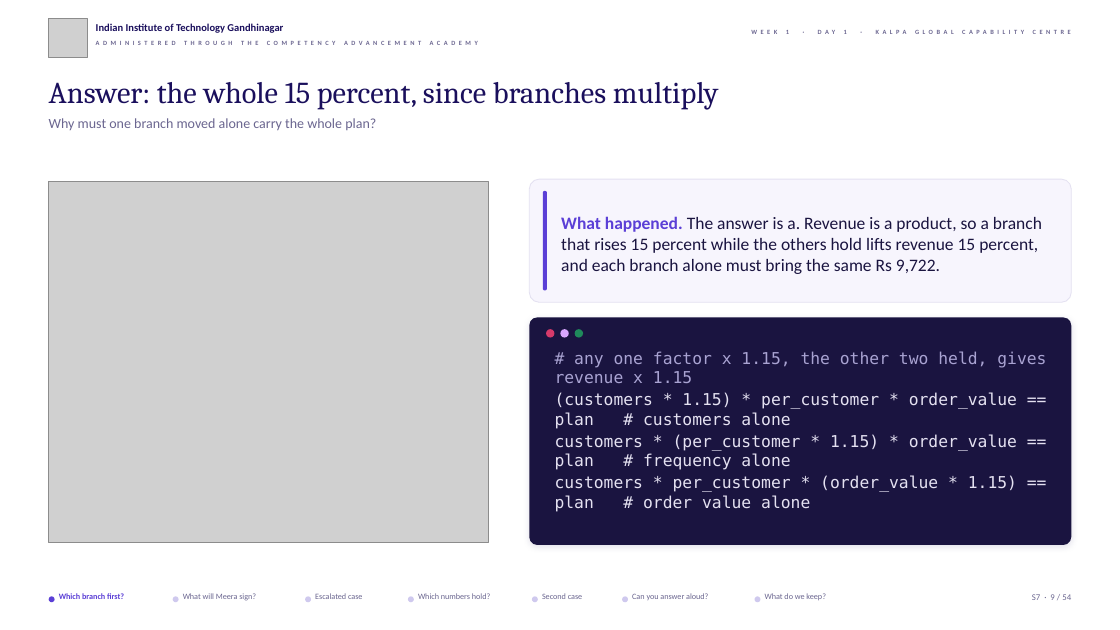
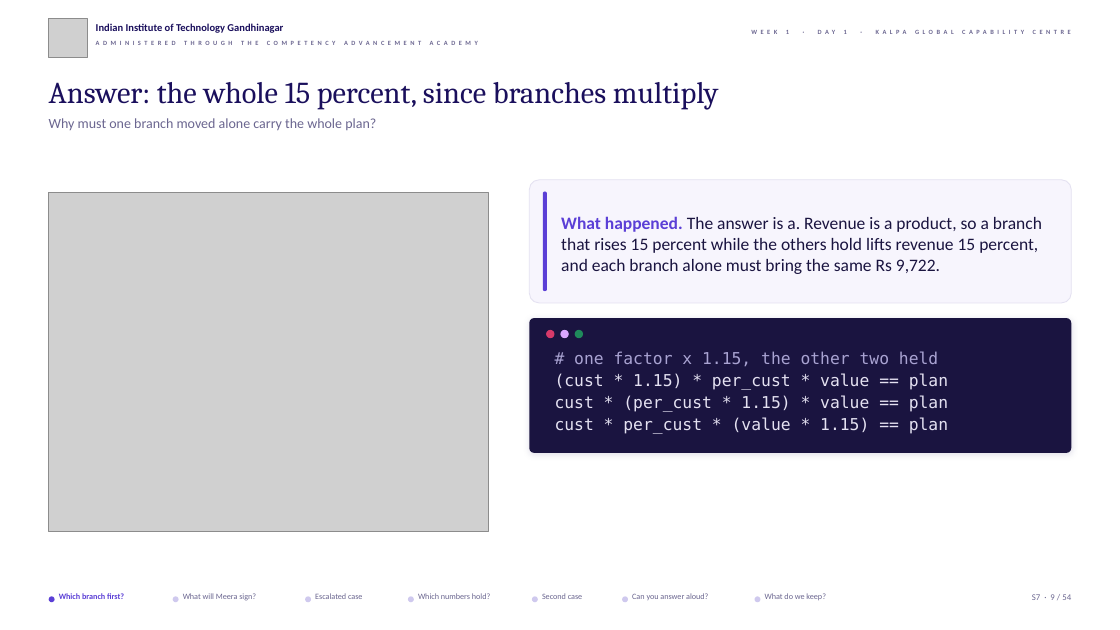
Before and after one commit to fde-academy-lab/c2-content-factory, a slide deck: slide 9 of content/W01/D1/slides/C2_W01_D01_half2_STUDENT.pptx. Drawn at 1120x630 pixels with LibreOffice and Linux fonts; fonts in the diff are those of the drawing; grey boxes stand for pictures; background and template pictures are left out. Boxes give left, top, right and bottom in pixels: in the first picture for what was removed or moved away, otherwise in the second. Text is boxed around its words. In the diff, an @@ line names an element or a change of style, - is before the commit and + after.

```diff
--- a/content/W01/D1/slides/C2_W01_D01_half2_STUDENT.pptx
+++ b/content/W01/D1/slides/C2_W01_D01_half2_STUDENT.pptx
@@ picture: place and size @@
-picture at bbox=[49, 181, 488, 543]
+picture at bbox=[49, 192, 488, 532]
@@ rounded rectangle: place and size @@
-rounded rectangle at bbox=[529, 318, 1071, 545]
+rounded rectangle at bbox=[529, 318, 1071, 453]
@@ text at bbox=[555, 351, 948, 434]: text changed @@
-# any one factor x 1.15, the other two held, gives revenue x 1.15
-(customers * 1.15) * per_customer * order_value == plan # customers alone
-customers * (per_customer * 1.15) * order_value == plan # frequency alone
-customers * per_customer * (order_value * 1.15) == plan # order value alone
+# one factor x 1.15, the other two held
+(cust * 1.15) * per_cust * value == plan
+cust * (per_cust * 1.15) * value == plan
+cust * per_cust * (value * 1.15) == plan
```
Also in this commit, not shown: 18 other slides changed, 32 other files.
